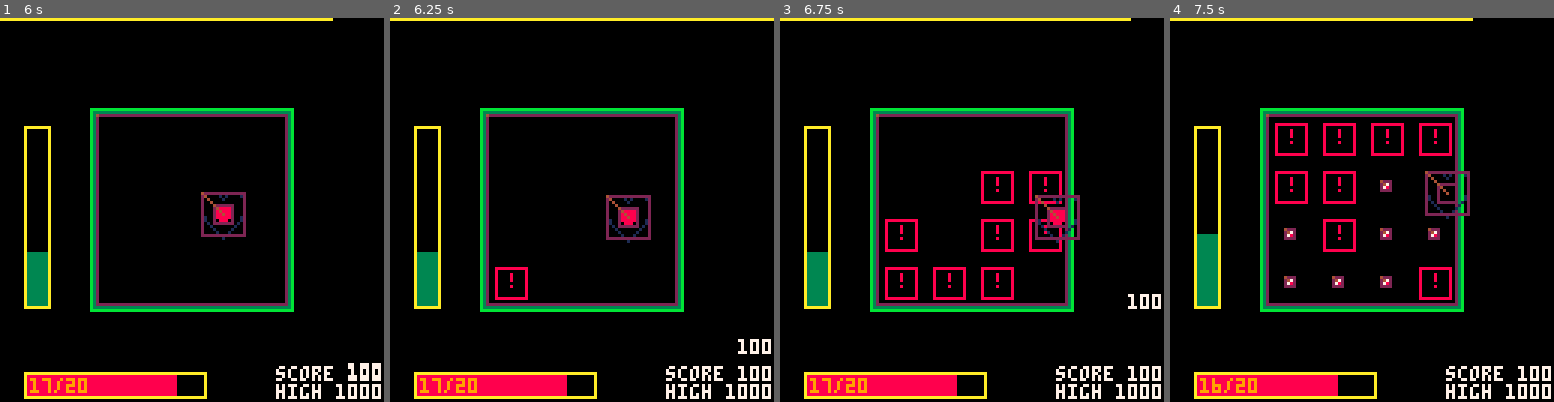
Above: before the commit, frames 1-4 (left to right).
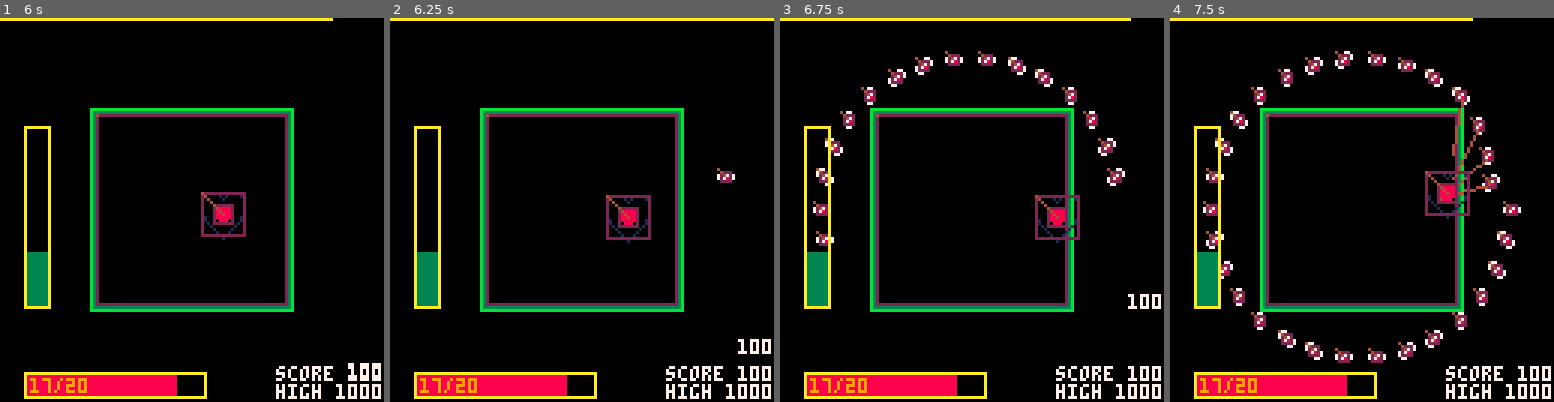
Above: after the commit, the same moments.

Repository: GiovanH/Pico8_Dev
Game: PICO-8 cartridge undertale.p8
The game is run twice, just before and just after one commit, with the same random seed, the same clock (stepped at 60 frames per second) and the same inputs.
Inputs:
- Up to frame 1 (6 s): tap X (X key) at 0.33, 1.07, 1.85, 2.97, 4.08, 5.2 s; tap O (Z key) at 0.7, 1.7, 2.1, 2.5, 2.9, 3.3, 3.7, 4.1, 4.5, 4.9, 5.3, 5.7 s; hold Right 1.6-2.1 s; hold Up 2.15-2.42 s; hold Right 2.47-3.03 s; hold Left 3.08-3.58 s; hold Down 3.63-3.97 s; hold Right 4.02-4.68 s; hold Up 4.73-5.03 s; hold Left 5.08-5.68 s; hold Down from 5.73 s (still down)
- Up to frame 2 (6.25 s): release Down at 6.03 s; hold Right from 6.08 s (still down); tap O (Z key) at 6.1 s
- Up to frame 3 (6.75 s): tap X (X key) at 6.32 s; tap O (Z key) at 6.5 s; release Right at 6.58 s; hold Right from 6.63 s (still down)
- Up to frame 4 (7.5 s): tap O (Z key) at 6.9, 7.3 s; release Right at 7.13 s; hold Up 7.18-7.45 s; tap X (X key) at 7.43 s

Frame 1 is identical in both runs. In frame 2, 0.4% of the frame differs, in the area x 27-90%, y 39-74%; in frame 3, 4.2%; in frame 4, 7.6%, in the area x 7-92%, y 8-99%.

Commit message:
More patterns!

Diff:
--- a/undertale.p8
+++ b/undertale.p8
@@ -866,6 +866,24 @@
 
 -- Bullets
 
+-- Super cheap particle to use for trails
+local t_trailparticle = entity:extend{
+ critical=false,
+ col=5,
+ ttl=240
+}
+function t_trailparticle:init(pos)
+ entity.init(self)
+ self.pos = pos
+ if (stat(7) < 60 and not self.critical) self:destroy()
+end
+function t_trailparticle:update()
+ entity.update(self)
+end
+function t_trailparticle:draw()
+ pset(self.pos.x, self.pos.y, self.col)
+end
+
 local t_bullet = mob:extend{
  z = 6,
  dynamic = true,
@@ -905,6 +923,9 @@
  if (self.dmg_color == "blue") self.paltab = {[7]=12}
  if (self.dmg_color == "orange") self.paltab = {[7]=9}
 
+ -- if (self.stage.mclock % 4 == 0)
+ -- if (self.vel:mag() > 0 and debug and self.stage.mclock % 4 == 0) self.stage:add(t_trailparticle(self.pos))
+
  mob.update(self)
 end
 function t_bullet:drawdebug()
@@ -994,6 +1015,7 @@
  frame_len = 4,
  size = vec(6),
  bsize = vec(4),
+ friction = 0.95,
  -- anchor = vec(-2),
  -- hbox_offset = vec(-2),
  vel = vec(0, 0)
@@ -1004,7 +1026,12 @@
  t_bullet.init(self, pos, dmg)
 end
 function b_meteorexp:update()
- self.vel *= 0.95
+ self.vel *= self.friction
+ if (self.vel:mag() < 0.1) then
+  -- cheapen calculations
+  self.vel = vec_zero
+  self.friction = 1
+ end
  t_bullet.update(self)
 end
 
@@ -1098,6 +1125,37 @@
  t_bullet.drawdebug(self)
 end
 
+local b_tocenter = t_bullet:extend{
+ ttl = 300,
+ anim = {001},
+ -- anim = {016, 017, 018, 019},
+ -- frame_len = 4,
+ size = vec(4),
+ spin_amt = 0
+}
+function b_tocenter:coupdate()
+ local target = self.stage.arena.hbox:center()
+ while true do
+  self.vel = target:__sub(self.pos):norm()
+  self.vel += self.vel:rotate(0.25):__mul(self.spin_amt)
+  local distance = self.pos:__sub(target)
+  if distance:mag() < 1 then
+   self:destroy()
+  end
+  yield()
+ end
+end
+
+local b_tocenter_spin = b_tocenter:extend{
+ spin_amt = 1
+}
+
+local b_denywall = b_meteorexp:extend{
+ friction = 0.97,
+ anim = {001},
+ size = vec(4)
+}
+
 -- Patterns
 
 local t_pattern = entity:extend{
@@ -1183,20 +1241,24 @@
  name = "rain",
  dmg = 1,
  lifespan = 8 * 60,
- b = b_fall
+ b = b_fall,
+ delay = 20,
+ fallspd = vec(0, 0.3)
 }
 function pat_rain:coupdate()
  local arena = self.stage.arena
  -- our turn
  while true do
-  self:addchild(self.b(
-    vec(
-     rndr(arena.hbox.x0, arena.hbox.x1-4),
-     arena.hbox.y0-8
-    ),
-    self.dmg
-   ))
-  yieldn(20)
+  local c = self.b(
+   vec(
+    rndr(arena.hbox.x0, arena.hbox.x1-4),
+    arena.hbox.y0-8
+   ),
+   self.dmg
+  )
+  c.vel = self.fallspd
+  self:addchild(c)
+  yieldn(self.delay)
  end
 end
 
@@ -1296,10 +1358,12 @@
  local arena = self.stage.arena
  local r = 50
  local n = self.numbullets
+ local rotation = rndi(4)/4  -- rotate whole spiral around center
+ printa(rotation)
  for i = 1, n do
   self:addchild(b_thrown(vec(
-     r*cos(i/n),
-     r*sin(i/n)
+     r*cos(i/n + rotation),
+     r*sin(i/n + rotation)
     ) + arena.hbox:center(),
     2*n+10,
     self.dmg
@@ -1352,6 +1416,38 @@
  end
 end
 
+local pat_spreadthrow_mix = t_pattern:extend{
+ name = "spreadthrow mix",
+ dmg = 1,
+ lifespan = 5 * 60,
+ seen = true
+}
+function pat_spreadthrow_mix:coupdate()
+ local arena = self.stage.arena
+ while true do
+  local pos = vec(
+   rndr(arena.hbox.x0, arena.hbox.x1-4),
+   arena.hbox.y0-8
+  )
+  for angle_offset in all{-0.07, 0, 0.07} do
+   local b = b_thrown(pos, 30, self.dmg)
+   b.angle_offset = angle_offset
+   self:addchild(b)
+  end
+  yieldn(40)
+  local pos = vec(
+   rndr(arena.hbox.x0, arena.hbox.x1-4),
+   arena.hbox.y0-8
+  )
+  for angle_offset in all{-0.9, -0.03, 0.03, 0.9} do
+   local b = b_thrown(pos, 30, self.dmg)
+   b.angle_offset = angle_offset
+   self:addchild(b)
+  end
+  yieldn(40)
+ end
+end
+
 local pat_miner = t_pattern:extend{
  name = "miner",
  lifespan = 6 * 60,
@@ -1435,11 +1531,11 @@
   -- ))
 
   self.stage:schedule(self.warntime, function()
-    local n = 12
+    local n = 10
     for i = 1, n do
      self:addchild(b_meteorexp(
        hitbox:center(),
-       vec(cos(i/n), sin(i/n))*0.95,
+       vec(cos(i/n), sin(i/n))*0.90,
        bttl,
        self.dmg)
      )
@@ -1454,6 +1550,79 @@
  end
 end
 
+local pat_circgrav = t_pattern:extend{
+ name = "gravity",
+ dmg = 1,
+ lifespan = 6 * 60,
+ numbullets = 4,
+ delay = 60,
+ bullet = b_tocenter
+}
+function pat_circgrav:coupdate()
+ while true do
+  self:spawnwave(self.numbullets, 0)
+  yieldn(self.delay)
+  self:spawnwave(self.numbullets, 1/(self.numbullets*2))
+  yieldn(self.delay)
+ end
+end
+function pat_circgrav:spawnwave(n, angle_offset)
+ local arena = self.stage.arena
+ local r = 70
+ for i = 1, n do
+  self:addchild(self.bullet(vec(
+     r*cos(i/n + angle_offset),
+     r*sin(i/n + angle_offset)
+    ) + arena.hbox:center(),
+    2*n+10,
+    self.dmg
+   )
+  )
+ end
+end
+
+local pat_circgrav_dense = pat_circgrav:extend{
+ name = "gravity dense",
+ dmg = 1,
+ lifespan = 6 * 60,
+ numbullets = 6,
+}
+
+local pat_circgrav_rot = pat_circgrav:extend{
+ name = "gravspin",
+ dmg = 1,
+ lifespan = 6 * 60,
+ numbullets = 5,
+ bullet = b_tocenter_spin
+}
+
+local pat_denyring = t_pattern:extend{
+ name = "denial ring",
+ dmg = 1,
+ lifespan = 6 * 60,
+ numbullets = 24
+}
+function pat_denyring:coupdate()
+ local arena = self.stage.arena
+ local r = 60
+ local n = self.numbullets
+ local rotation = rndi(4)/4  -- rotate whole spiral around center
+ printa(rotation)
+ for i = 1, n do
+  local bpos = vec(
+   r*cos(i/n),
+   r*sin(i/n)
+  ) + arena.hbox:center()
+  local bul = b_denywall(
+   bpos,
+   self.stage.arena.hbox:center():__sub(bpos):norm(),
+   self.lifespan,
+   self.dmg
+  )
+  self:addchild(bul)
+ end
+end
+
 local pat_missile_delayed = pat_missile:extend{
  delay = 45
 }
@@ -1469,12 +1638,37 @@
 
 local pat_comp_rain = t_pattern_compound:extend{
  name = "rain (compound)",
- subpatterns = {pat_miner, pat_rain_red}
+ subpatterns = {pat_miner, pat_rain:extend{
+   b = b_fall:extend{dmg_color="orange"}
+  }
+ }
+}
+
+local pat_comp_rain_2 = t_pattern_compound:extend{
+ name = "rain (compound 2)",
+ subpatterns = {pat_rain:extend{
+   fallspd = vec(0, 0.3),
+   delay = 40
+  }, pat_rain:extend{
+   fallspd = vec(0, 0.6),
+   delay = 40
+  }
+ }
 }
 
 local pat_comp_spread = t_pattern_compound:extend{
  name = "spread (compound)",
  subpatterns = {pat_spreadthrow, pat_redbar}
+}
+
+local pat_comp_grav = t_pattern_compound:extend{
+ name = "gravity (compound)",
+ subpatterns = {pat_circgrav, pat_denyring}
+}
+
+local pat_comp_gravdense = t_pattern_compound:extend{
+ name = "gravity (supercompound)",
+ subpatterns = {pat_circgrav_dense, pat_denyring}
 }
 
 -- local pat_comp_bars = t_pattern_compound:extend{
@@ -1487,18 +1681,26 @@
  pat_missile,
  pat_gapbar,
  pat_rain,
+ pat_circgrav,
+ pat_denyring,
 }
 local lib_patterns_med = {
  pat_spreadthrow,
  pat_meteor,
  pat_circthrow,
  pat_randthrow,
+ pat_circgrav_rot,
+ pat_circgrav_dense,
+ pat_comp_rain_2,
+ pat_comp_grav
 }
 local lib_patterns_hard = {
  pat_comp_missile,
  pat_mined_missile,
  pat_comp_rain,
  pat_sinbar,
+ pat_comp_gravdense,
+ pat_spreadthrow_mix
 }
 
 local lib_patterns = arrConcat(lib_patterns_easy, lib_patterns_med, lib_patterns_hard)
@@ -1679,15 +1881,16 @@
   [sel_index]="\f8♥",
   [sel_index+1]="\f6🅾️"
  }
+ local sel_origin = self.sel_origin - vec(0, sel_index*8)
  for i,v in ipairs(lib_patterns) do
   local c = 7
   if symbols[i] then
    if (i == sel_index) c = 10
-   print(symbols[i], mrconcatu(self.sel_origin + vec(-8, i*8)))
+   print(symbols[i], mrconcatu(sel_origin + vec(-8, i*8)))
   end
   local label = "??????"
   if (v.seen) label = v.name
-  print(label, mrconcatu(self.sel_origin + vec(0, i*8), c))
+  print(label, mrconcatu(sel_origin + vec(0, i*8), c))
  end
 
  local cur_pat = self.stage.o_arena.cur_pattern
@@ -1747,7 +1950,7 @@
  local o_inspectmenu = self:add(t_inspectmenu())
  o_inspectmenu.sel_index = pat_index
 
- -- self.o_arena.onlypattern = lib_patterns[pat_index]
+-- self.o_arena.onlypattern = lib_patterns[pat_index]
 end
 
 -- Menus
@@ -1859,13 +2062,21 @@
 
 if has_save then
  high_score = dget(0)
- local seen_map = dget(1)
  local val = 1
 
- printa("loading", seen_map)
- for i,v in ipairs(lib_patterns) do
+ for i,v in ipairs(lib_patterns_easy) do
   -- printa(v.name, val, (val & seen_map))
-  if ((val & seen_map) > 0) v.seen = true
+  if ((val & dget(1)) > 0) v.seen = true
+  val *= 2
+ end
+ for i,v in ipairs(lib_patterns_med) do
+  -- printa(v.name, val, (val & seen_map))
+  if ((val & dget(2)) > 0) v.seen = true
+  val *= 2
+ end
+ for i,v in ipairs(lib_patterns_hard) do
+  -- printa(v.name, val, (val & seen_map))
+  if ((val & dget(3)) > 0) v.seen = true
   val *= 2
  end
 else
@@ -1878,13 +2089,27 @@
  printa("saving")
  local seen_map = 0b0
  local val = 1
- for i,v in ipairs(lib_patterns) do
-  -- printa(v.name, val, v.seen)
+ for i,v in ipairs(lib_patterns_easy) do
   if (v.seen) seen_map += val
   val *= 2
  end
- -- printa(seen_map)
  dset(1, seen_map)
+
+ local seen_map = 0b0
+ local val = 1
+ for i,v in ipairs(lib_patterns_med) do
+  if (v.seen) seen_map += val
+  val *= 2
+ end
+ dset(2, seen_map)
+
+ local seen_map = 0b0
+ local val = 1
+ for i,v in ipairs(lib_patterns_hard) do
+  if (v.seen) seen_map += val
+  val *= 2
+ end
+ dset(3, seen_map)
 end
 
 function _init()
@@ -1897,6 +2122,16 @@
    extcmd("reset")
   end
  )
+ if debug then
+  menuitem(2, "unlock library",
+   function()
+    for i,v in ipairs(lib_patterns) do
+     v.seen = true
+    end
+    save_cartdata()
+   end
+  )
+ end
 end
 
 function _update60()
